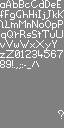
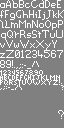
Comparing the layer stacks of the two (64, 128) images. Changes:
painted on "Background" over [0, 70, 64, 90]
